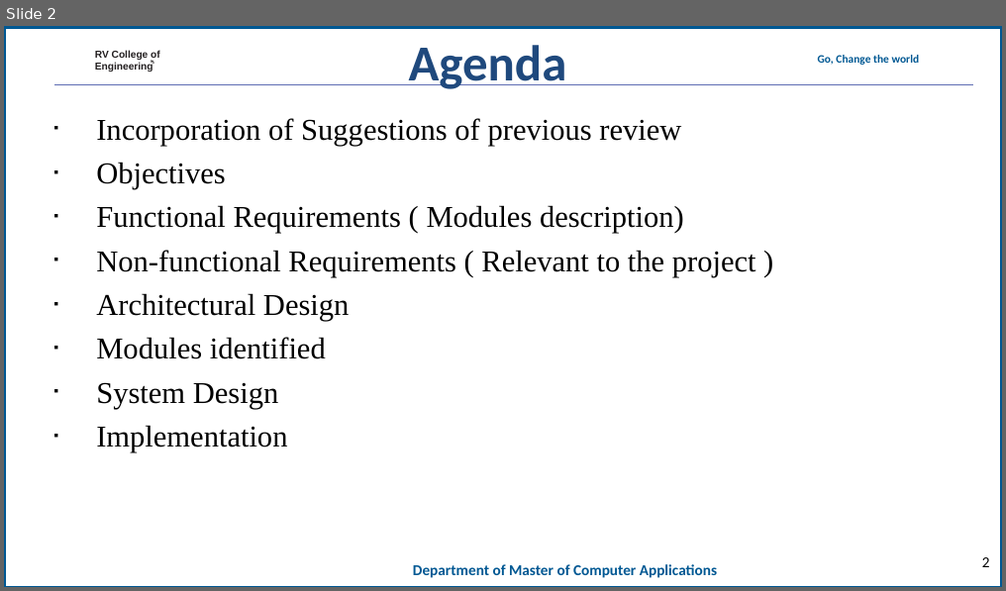
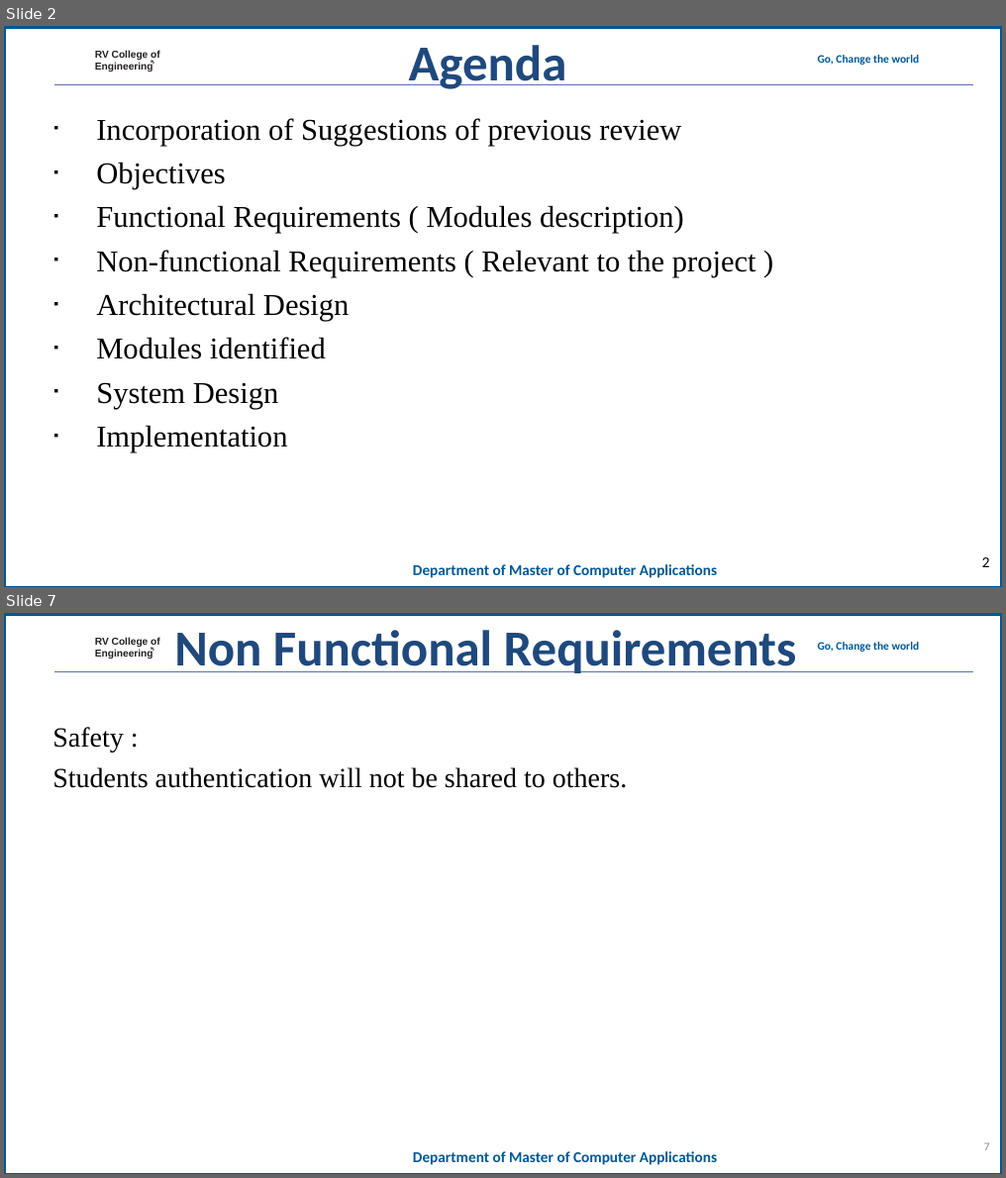
Before and after one commit to mohanrockz/Minor-Project, a slide deck: 20mca36-Minor Project_Phase 2_template11.ppt. Shown one above the other, each under a label of ours: slide 2 before the commit, slides 2 and 7 after it; the slides between them are not shown. The pictures are 1006x591 and 1006x1178 pixels, drawn with LibreOffice and Linux fonts; fonts in the diff are those of the drawing; background and template pictures are left out. Boxes give left, top, right and bottom in pixels: in the first picture for what was removed or moved away, otherwise in the second. Text is boxed around its words. In the diff, an @@ line names an element or a change of style, - is before the commit and + after.

```diff
--- a/20mca36-Minor Project_Phase 2_template11.ppt
+++ b/20mca36-Minor Project_Phase 2_template11.ppt
@@ slide 7 added at box(4, 613, 1002, 1174), background #FFFFFF; not listed: 7 template elements that a slide beside it also shows @@
@@ text added at box(174, 630, 797, 673), 80 pt, text #1F497D, bold @@
+Non Functional Requirements
@@ text added at box(53, 727, 627, 788), 44 pt, text #000000 @@
+Safety :
+Students authentication will not be shared to others.
@@ page number added at box(984, 1143, 990, 1151), 18 pt, text #898989 @@
+7
```
Also in this commit, not shown: 8 slides changed, 2 other slides added, 1 slide removed.
